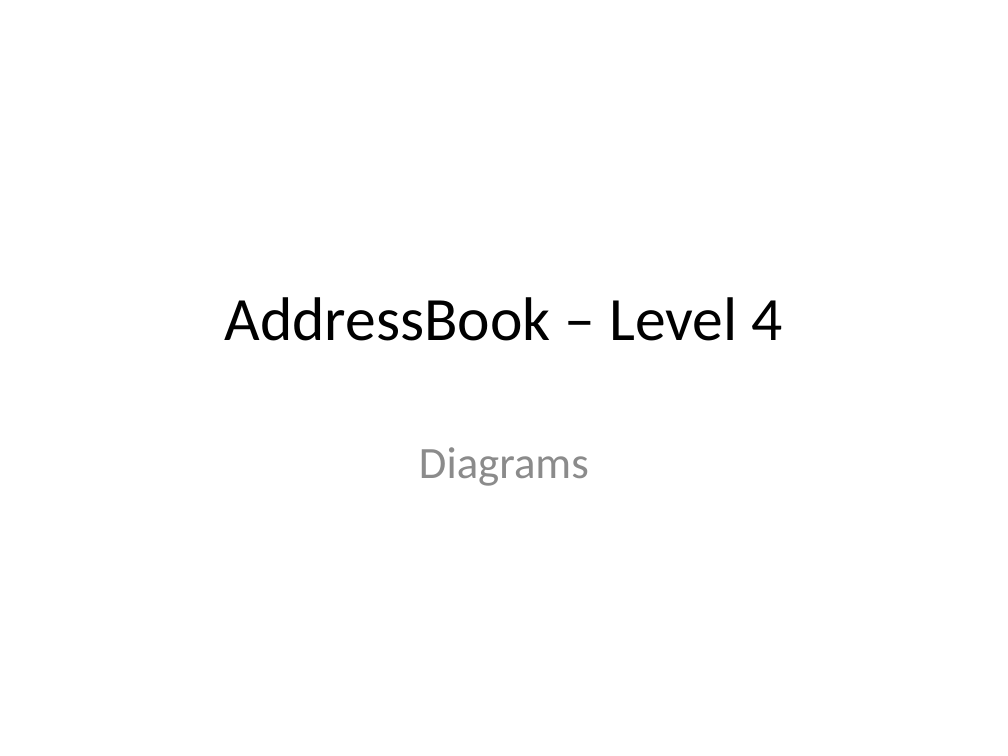
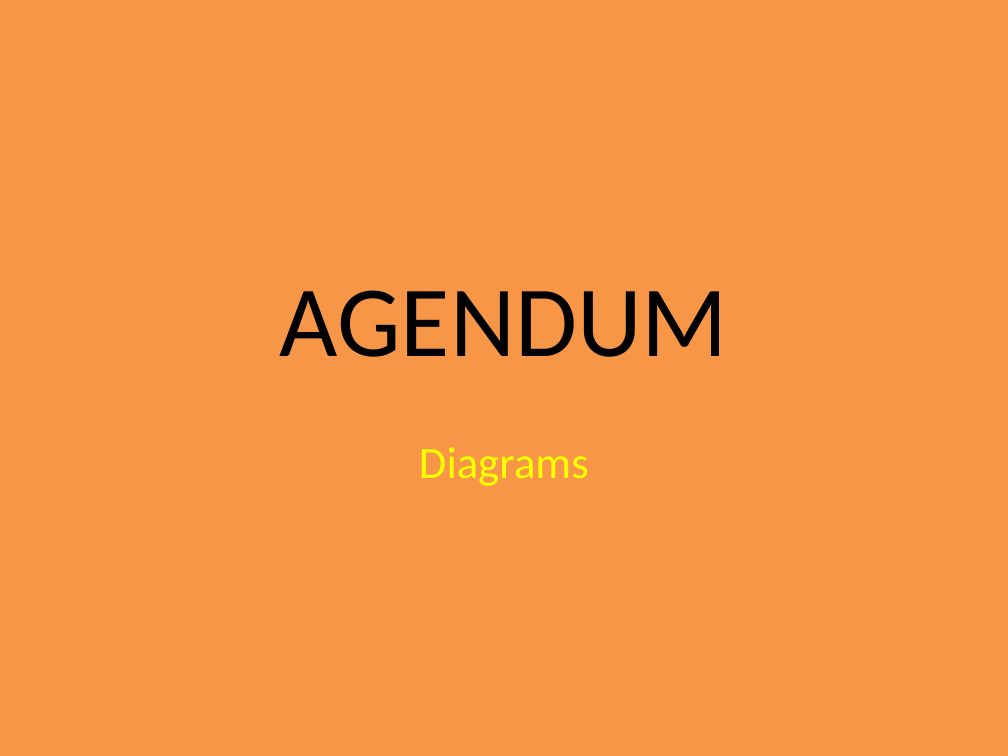
Before and after one commit to CS2103AUG2016-W11-C2/main, a slide deck: slide 1 of docs/diagrams/Diagrams.pptx. Drawn at 1008x756 pixels with LibreOffice and Linux fonts; fonts in the diff are those of the drawing. Boxes give left, top, right and bottom in pixels: in the first picture for what was removed or moved away, otherwise in the second. Text is boxed around its words. In the diff, an @@ line names an element or a change of style, - is before the commit and + after.

Commit message:
update diagrams ppt and storage diagram

```diff
--- a/docs/diagrams/Diagrams.pptx
+++ b/docs/diagrams/Diagrams.pptx
@@ background #FFFFFF to #F79646 @@
@@ title at (280, 290, 728, 357): text changed; size 44 to 72 pt @@
-AddressBook – Level 4
+AGENDUM
@@ subtitle "Diagrams" at (419, 447, 589, 486): text colour #8C8C8C to #FFFF00 @@
```
Also in this commit, not shown: 8 other slides changed, 2 slides added, 1 slide removed, 1 other file.
